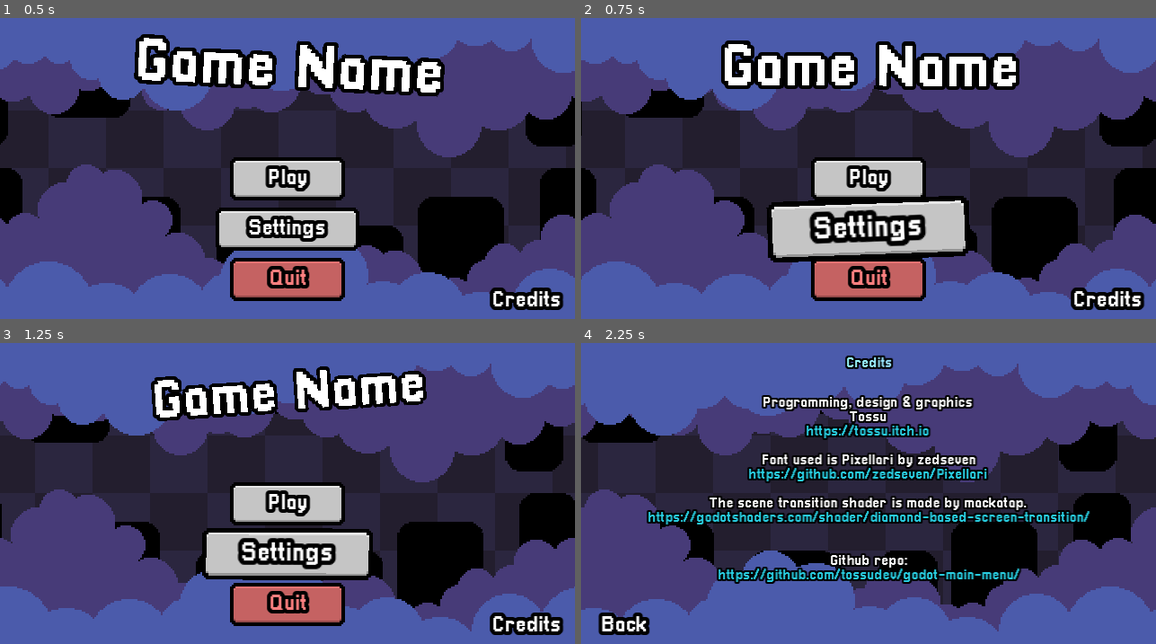
Above: before the commit, frames 1-4 (two rows, left to right).
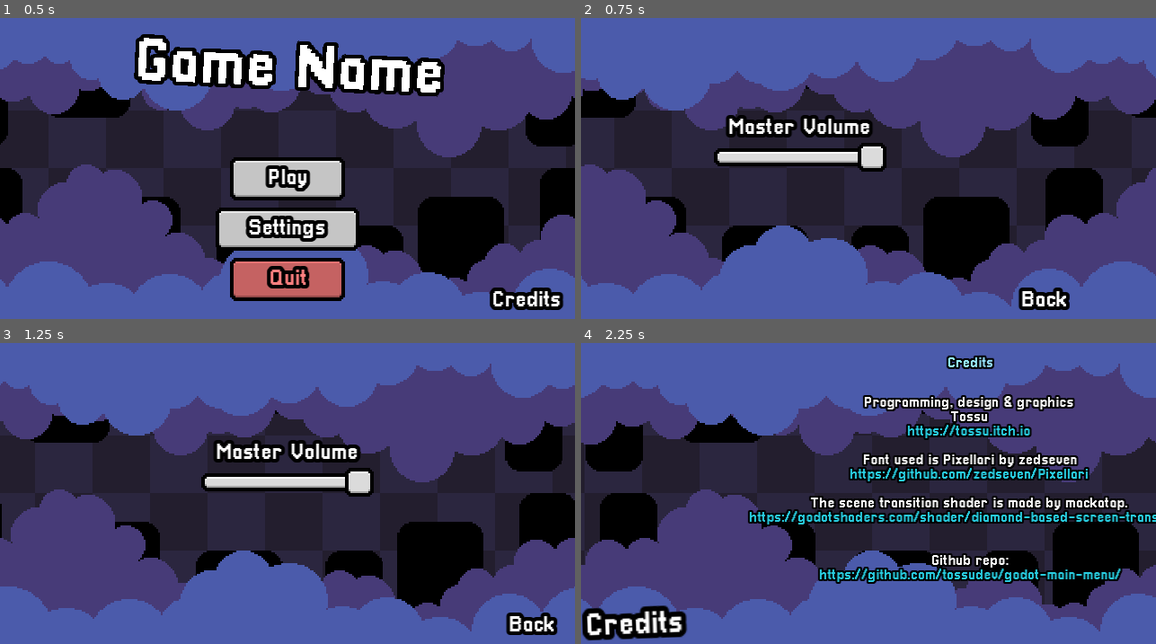
Above: after the commit, the same moments.

Repository: tossudev/godot-main-menu
Game: Godot game, scene res://scenes/main_menu.tscn
Same seed, same stepped clock (60 frames per second), same inputs: the game is played once before the commit and once after it.
Inputs (mouse positions are in pixels of both pictures, inside the frame that each line leads up to):
- Up to frame 1 (0.5 s): no input
- Up to frame 2 (0.75 s): click (868, 228) at 0.5 s
- Up to frame 3 (1.25 s): no input
- Up to frame 4 (2.25 s): click (1110, 625) at 1.27 s; click (1104, 625) at 2.02 s

Frame 1 is identical in both runs. In frame 2, 48% of the frame differs, in the area x 0-100%, y 6-98%; in frame 3, 19%; in frame 4, 45%.

Commit message:
Added settings and volume slider

Diff:
--- a/scenes/main_menu.tscn
+++ b/scenes/main_menu.tscn
@@ -10,6 +10,15 @@
 [ext_resource type="FontFile" uid="uid://ceksqams405ke" path="res://assets/font/Pixellari.ttf" id="7_k8eq1"]
 [ext_resource type="Script" path="res://scripts/main_menu/animation_controller.gd" id="8_6ois2"]
 [ext_resource type="Script" path="res://scripts/main_menu/credits_meta.gd" id="9_2k6x0"]
+[ext_resource type="Script" path="res://scripts/settings.gd" id="10_xpcx3"]
+[ext_resource type="Texture2D" uid="uid://dudj30yft3otl" path="res://assets/textures/ui/ui_slider_full.png" id="11_o82qy"]
+[ext_resource type="Texture2D" uid="uid://csveq48ogxbuu" path="res://assets/textures/ui/ui_slider_empty.png" id="11_t60n8"]
+
+[sub_resource type="StyleBoxEmpty" id="StyleBoxEmpty_r38uj"]
+
+[sub_resource type="StyleBoxEmpty" id="StyleBoxEmpty_0l7ru"]
+
+[sub_resource type="StyleBoxEmpty" id="StyleBoxEmpty_d86kj"]
 
 [node name="Menu" type="Node2D"]
 script = ExtResource("1_ek0oj")
@@ -224,9 +233,9 @@
 
 [node name="ButtonBack" type="Button" parent="Menus/Credits" groups=["buttons"]]
 self_modulate = Color(1, 1, 1, 0)
-offset_left = -152.0
+offset_left = 120.0
 offset_top = 72.0
-offset_right = -120.0
+offset_right = 152.0
 offset_bottom = 88.0
 
 [node name="Contents" type="Control" parent="Menus/Credits/ButtonBack"]
@@ -277,13 +286,107 @@
 meta_underlined = false
 script = ExtResource("9_2k6x0")
 
+[node name="Settings" type="Node2D" parent="Menus"]
+position = Vector2(-320, 0)
+
+[node name="CameraEditorReference" type="Camera2D" parent="Menus/Settings"]
+enabled = false
+
+[node name="ButtonBack" type="Button" parent="Menus/Settings" groups=["buttons"]]
+self_modulate = Color(1, 1, 1, 0)
+offset_left = 120.0
+offset_top = 72.0
+offset_right = 152.0
+offset_bottom = 88.0
+
+[node name="Contents" type="Control" parent="Menus/Settings/ButtonBack"]
+anchors_preset = 0
+offset_right = 32.0
+offset_bottom = 16.0
+mouse_filter = 2
+
+[node name="Text" type="Label" parent="Menus/Settings/ButtonBack/Contents"]
+layout_mode = 0
+offset_right = 32.0
+offset_bottom = 16.0
+theme_override_colors/font_outline_color = Color(0, 0, 0, 1)
+theme_override_constants/outline_size = 8
+theme_override_fonts/font = ExtResource("7_k8eq1")
+theme_override_font_sizes/font_size = 12
+text = "Back"
+horizontal_alignment = 1
+vertical_alignment = 1
+
+[node name="Settings" type="Control" parent="Menus/Settings"]
+layout_mode = 3
+anchors_preset = 0
+offset_left = -152.0
+offset_top = -80.0
+offset_right = 152.0
+offset_bottom = 64.0
+script = ExtResource("10_xpcx3")
+
+[node name="VolumeMaster" type="Control" parent="Menus/Settings/Settings"]
+anchors_preset = 0
+offset_left = 104.0
+offset_top = 64.0
+offset_right = 200.0
+offset_bottom = 88.0
+
+[node name="SliderBackground" type="TextureProgressBar" parent="Menus/Settings/Settings/VolumeMaster"]
+texture_filter = 1
+layout_mode = 0
+offset_top = 8.0
+offset_right = 96.0
+offset_bottom = 24.0
+max_value = 1.0
+step = 0.01
+value = 1.0
+nine_patch_stretch = true
+stretch_margin_left = 4
+stretch_margin_top = 8
+stretch_margin_right = 4
+stretch_margin_bottom = 8
+texture_under = ExtResource("11_t60n8")
+texture_progress = ExtResource("11_o82qy")
+
+[node name="Slider" type="HSlider" parent="Menus/Settings/Settings/VolumeMaster"]
+texture_filter = 1
+layout_mode = 0
+offset_top = 8.0
+offset_right = 96.0
+offset_bottom = 24.0
+theme_override_icons/grabber = ExtResource("6_rq5mk")
+theme_override_icons/grabber_highlight = ExtResource("6_rq5mk")
+theme_override_styles/slider = SubResource("StyleBoxEmpty_r38uj")
+theme_override_styles/grabber_area = SubResource("StyleBoxEmpty_0l7ru")
+theme_override_styles/grabber_area_highlight = SubResource("StyleBoxEmpty_d86kj")
+max_value = 1.0
+step = 0.01
+value = 1.0
+
+[node name="Text" type="Label" parent="Menus/Settings/Settings/VolumeMaster"]
+offset_top = -8.0
+offset_right = 96.0
+offset_bottom = 8.0
+theme_override_colors/font_outline_color = Color(0, 0, 0, 1)
+theme_override_constants/outline_size = 8
+theme_override_fonts/font = ExtResource("7_k8eq1")
+theme_override_font_sizes/font_size = 12
+text = "Master Volume"
+horizontal_alignment = 1
+vertical_alignment = 1
+
 [node name="AnimationController" type="Node" parent="."]
 script = ExtResource("8_6ois2")
 do_title_animation = true
 title_node_path = NodePath("../Menus/Main/Title")
 
 [connection signal="pressed" from="Menus/Main/Buttons/ButtonPlay" to="." method="_on_button_play_pressed"]
+[connection signal="pressed" from="Menus/Main/Buttons/ButtonSettings" to="." method="_on_button_settings_pressed"]
 [connection signal="pressed" from="Menus/Main/Buttons/ButtonQuit" to="." method="_on_button_quit_pressed"]
 [connection signal="pressed" from="Menus/Main/Buttons/ButtonCredits" to="." method="_on_button_credits_pressed"]
 [connection signal="pressed" from="Menus/Credits/ButtonBack" to="." method="_on_button_back_pressed"]
 [connection signal="meta_clicked" from="Menus/Credits/TextCredits" to="Menus/Credits/TextCredits" method="_on_meta_clicked"]
+[connection signal="pressed" from="Menus/Settings/ButtonBack" to="." method="_on_button_back_pressed"]
+[connection signal="value_changed" from="Menus/Settings/Settings/VolumeMaster/Slider" to="Menus/Settings/Settings" method="_on_slider_value_changed"]
--- a/scripts/main_menu/main_menu.gd
+++ b/scripts/main_menu/main_menu.gd
@@ -17,6 +17,8 @@
 			new_menu = $Menus/Main
 		"Credits":
 			new_menu = $Menus/Credits
+		"Settings":
+			new_menu = $Menus/Settings
 
 	new_menu_position = new_menu.position
 
@@ -41,6 +43,10 @@
 	SceneChanger.change_scene("res://scenes/main_menu.tscn")
 
 
+func _on_button_settings_pressed():
+	move_camera("Settings")
+
+
 func _on_button_credits_pressed():
 	move_camera("Credits")
 
--- /dev/null
+++ b/scripts/settings.gd
@@ -0,0 +1,14 @@
+extends Control
+
+@onready var master_volume_bg = $VolumeMaster/SliderBackground
+
+
+func _on_slider_value_changed(value):
+	master_volume_bg.set_value(value)
+	AudioServer.set_bus_volume_db(0, convert_audio_value(value))
+
+
+func convert_audio_value(value: float):
+	# Use a logarithmic equation to make volume slider stable
+	value = log(value) * 17.3123
+	return value
Binary file added: assets/textures/ui/ui_slider_empty.png
Not shown, added: assets/textures/ui/ui_slider_empty.png.import
Binary file added: assets/textures/ui/ui_slider_full.png
Not shown, added: assets/textures/ui/ui_slider_full.png.import
Not shown: 1 places in scenes/main_menu.tscn that only renumber resources
